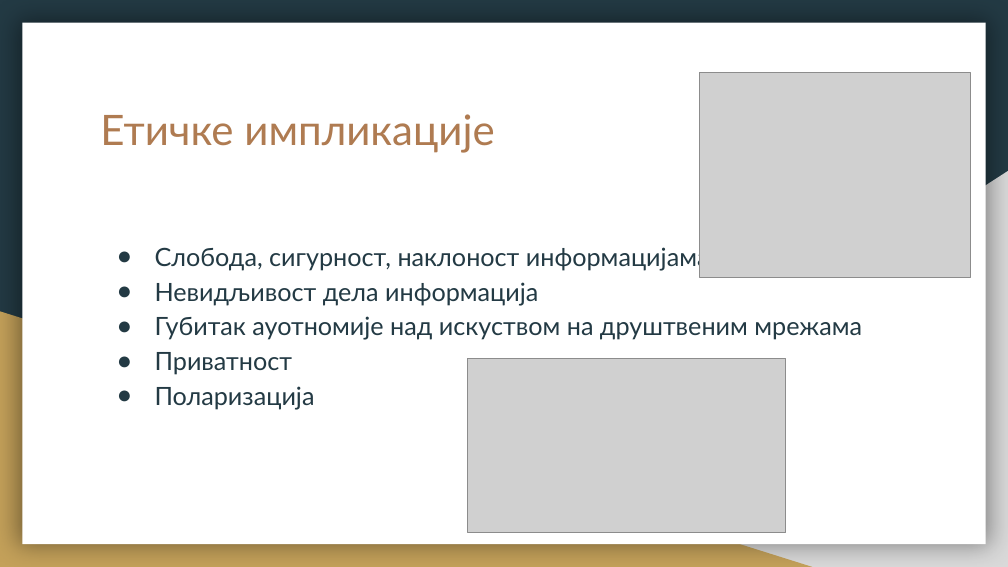
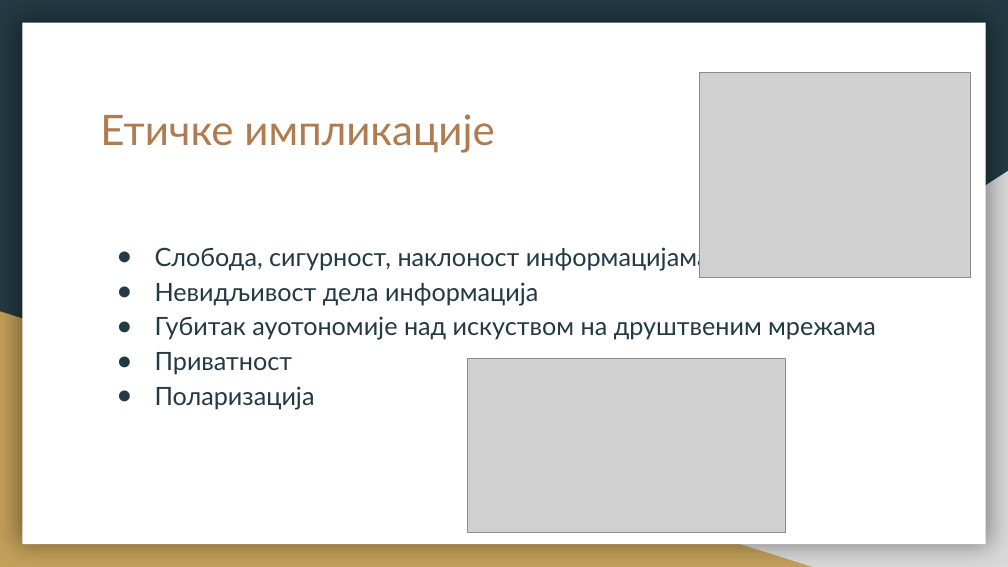
Before and after one commit to vukvuk21/RID, a slide deck: slide 21 of rid_2022_seminarski/mi18130_Bogdan_Markovic/predavanje_2/BogdanMarkovicPrezentacija.pptx. Drawn at 1008x567 pixels with LibreOffice and Linux fonts; fonts in the diff are those of the drawing; grey boxes stand for pictures. Boxes give left, top, right and bottom in pixels: in the first picture for what was removed or moved away, otherwise in the second. Text is boxed around its words. In the diff, an @@ line names an element or a change of style, - is before the commit and + after.

```diff
--- a/rid_2022_seminarski/mi18130_Bogdan_Markovic/predavanje_2/BogdanMarkovicPrezentacija.pptx
+++ b/rid_2022_seminarski/mi18130_Bogdan_Markovic/predavanje_2/BogdanMarkovicPrezentacija.pptx
@@ text at <box>155,316,876,340</box>: text changed @@
-● Губитак ауотномије над искуством на друштвеним мрежама
+● Губитак ауотономије над искуством на друштвеним мрежама
```
Also in this commit, not shown: 10 other slides changed, 1 other file.
